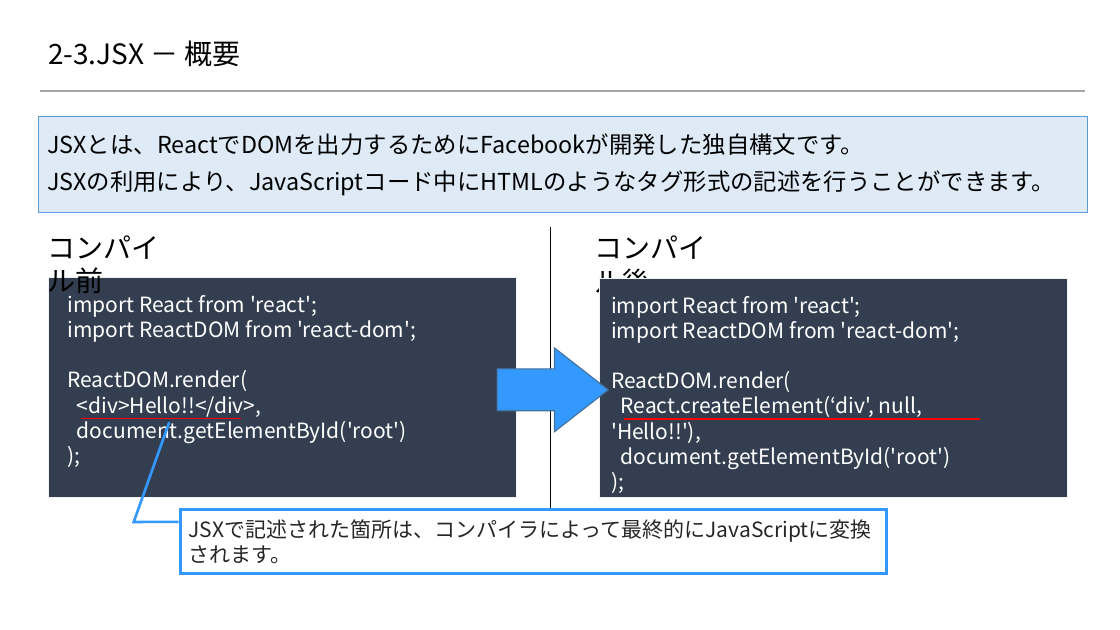
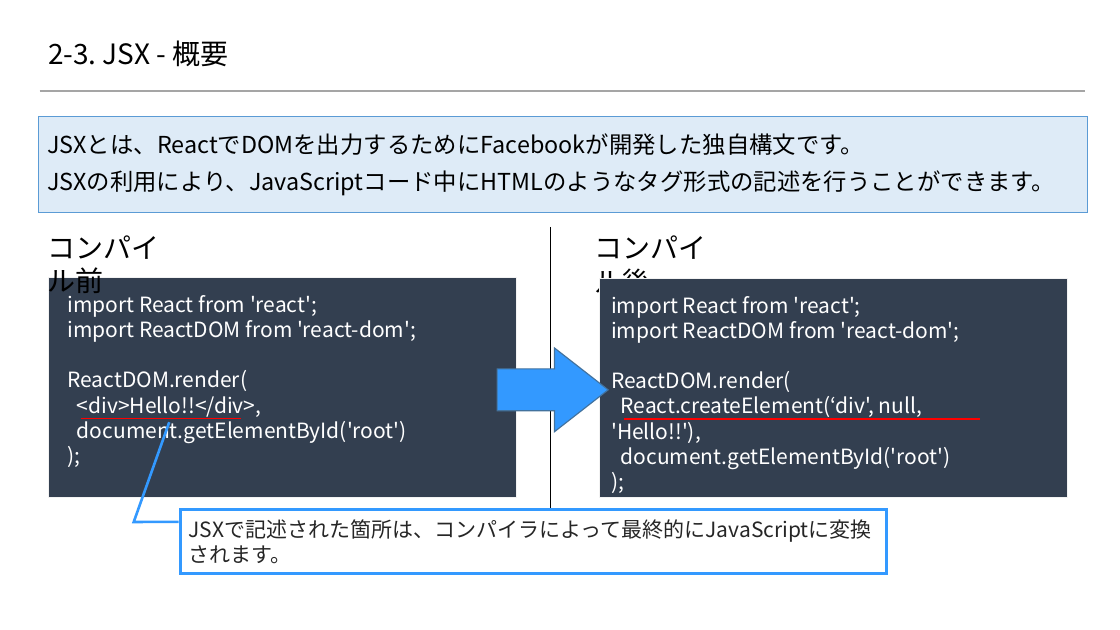
Before and after one commit to 2018SYSTEMI34/diary, a slide deck: slide 1 of doc/02_SlideShare/01.ネタ/２_Reactの基礎/2-3_Reactの基礎知識 ～JSX編～.pptx. Drawn at 1120x630 pixels with LibreOffice and Linux fonts; fonts in the diff are those of the drawing; background and template pictures are left out. Boxes give left, top, right and bottom in pixels: in the first picture for what was removed or moved away, otherwise in the second. Text is boxed around its words. In the diff, an @@ line names an element or a change of style, - is before the commit and + after.

```diff
--- a/doc/02_SlideShare/01.ネタ/２_Reactの基礎/2-3_Reactの基礎知識 ～JSX編～.pptx
+++ b/doc/02_SlideShare/01.ネタ/２_Reactの基礎/2-3_Reactの基礎知識 ～JSX編～.pptx
@@ title at (48,40,229,67): text changed @@
-2-3.JSX － 概要
+2-3. JSX - 概要
```
Also in this commit, not shown: 5 other slides changed, 5 other files.
